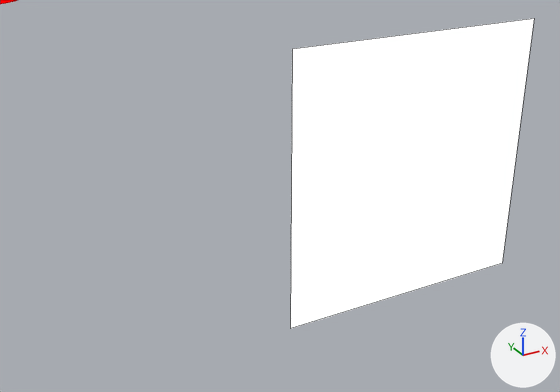
A saved change to the Blender file assets-source/blender/motion/kentrosaurus-idle.blend.
Both versions are drawn from a camera (50 mm lens) standing at (68.52, -33.65, 10.37) and looking at (70.9, -29.32, 8.2). The lights are fixed; the arrows at lower right show +X, +Y and +Z. The older version comes first. Mesh edges are drawn as thin lines.

Objects in the first picture: 'DinoTycoon_Motion_kentrosaurus_idle_eye' and 1 more.
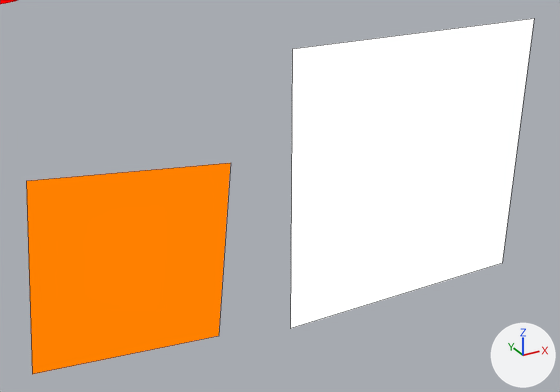
The newer file adds a shape key; the second version is drawn at full value of the shape key 'idle_02' of 'DinoTycoon_Motion_kentrosaurus_idle_eye_white', and the change is written as the vertex moves it makes.

Boxes [x1, y1, x2, y2] around the edits, measured in the pictures (560 x 392 px):
'DinoTycoon_Motion_kentrosaurus_idle_eye_white', added (orange)
    after: [26, 163, 231, 374]

Edits to the bpy script that builds the scene:
```text
Add mat_dinotycoon_role_y:
    mat_dinotycoon_role_y = emission_material('DinoTycoon_Role_Y')
    mat_dinotycoon_role_y.base_color = (1.0, 0.216, 0.0)  # orange #ff8000
Add me_dinotycoon_motion_kentrosaurus_idle_sample_eye_white:
    me_dinotycoon_motion_kentrosaurus_idle_sample_eye_white.from_pydata([(69.28, -29.0, 8.52), (70.68, -29.0, 8.38), (70.54, -29.0, 6.98), (69.14, -29.0, 7.12), (69.28, -29.0, 8.52), (70.68, -29.0, 8.38), (70.54, -29.0, 6.98), (69.14, -29.0, 7.12)], [], [(3, 2, 1, 0), (4, 5, 6, 7), (0, 1, 5, 4), (1, 2, 6, 5), (2, 3, 7, 6), (3, 0, 4, 7)])
    me_dinotycoon_motion_kentrosaurus_idle_sample_eye_white.materials.append(mat_dinotycoon_role_y)  # orange #ff8000
Add ob_dinotycoon_motion_kentrosaurus_idle_eye_white:
    ob_dinotycoon_motion_kentrosaurus_idle_eye_white = bpy.data.objects.new('DinoTycoon_Motion_kentrosaurus_idle_eye_white', me_dinotycoon_motion_kentrosaurus_idle_sample_eye_white)
    ob_dinotycoon_motion_kentrosaurus_idle_eye_white.location = (0.0, 0.0, 0.0)
```
